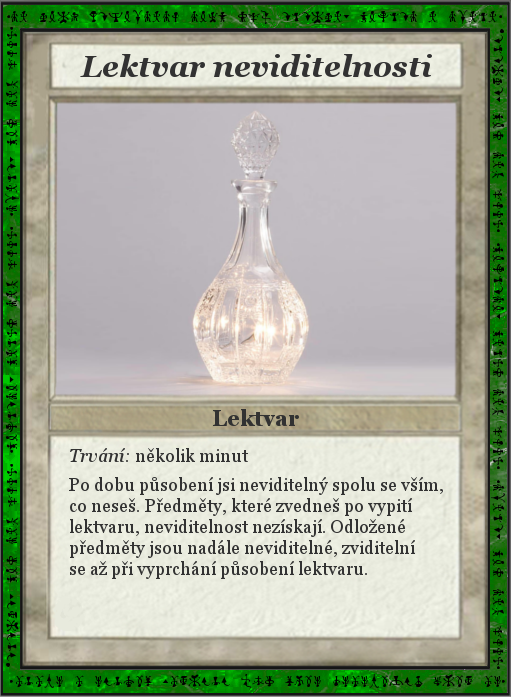
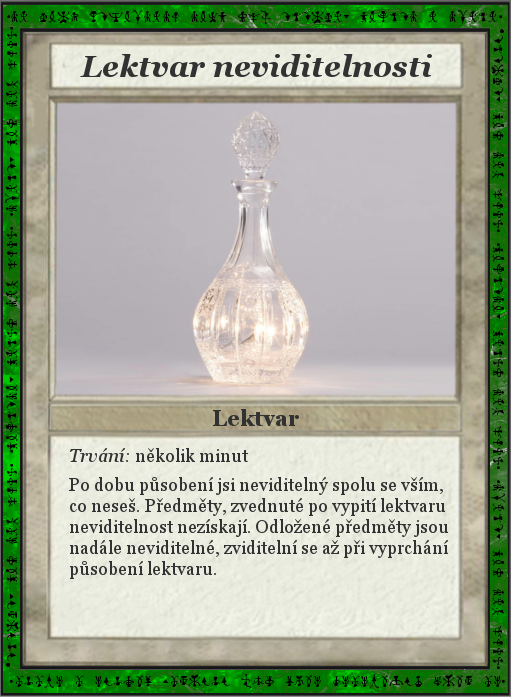
Layer changes from the first 511x697 image to the second:
painted on "6dd9366bb5f4ca92187553bf27390683--whiskey-decanter-liquor-bottles.jpg #1" over 70, 498, 448, 579
